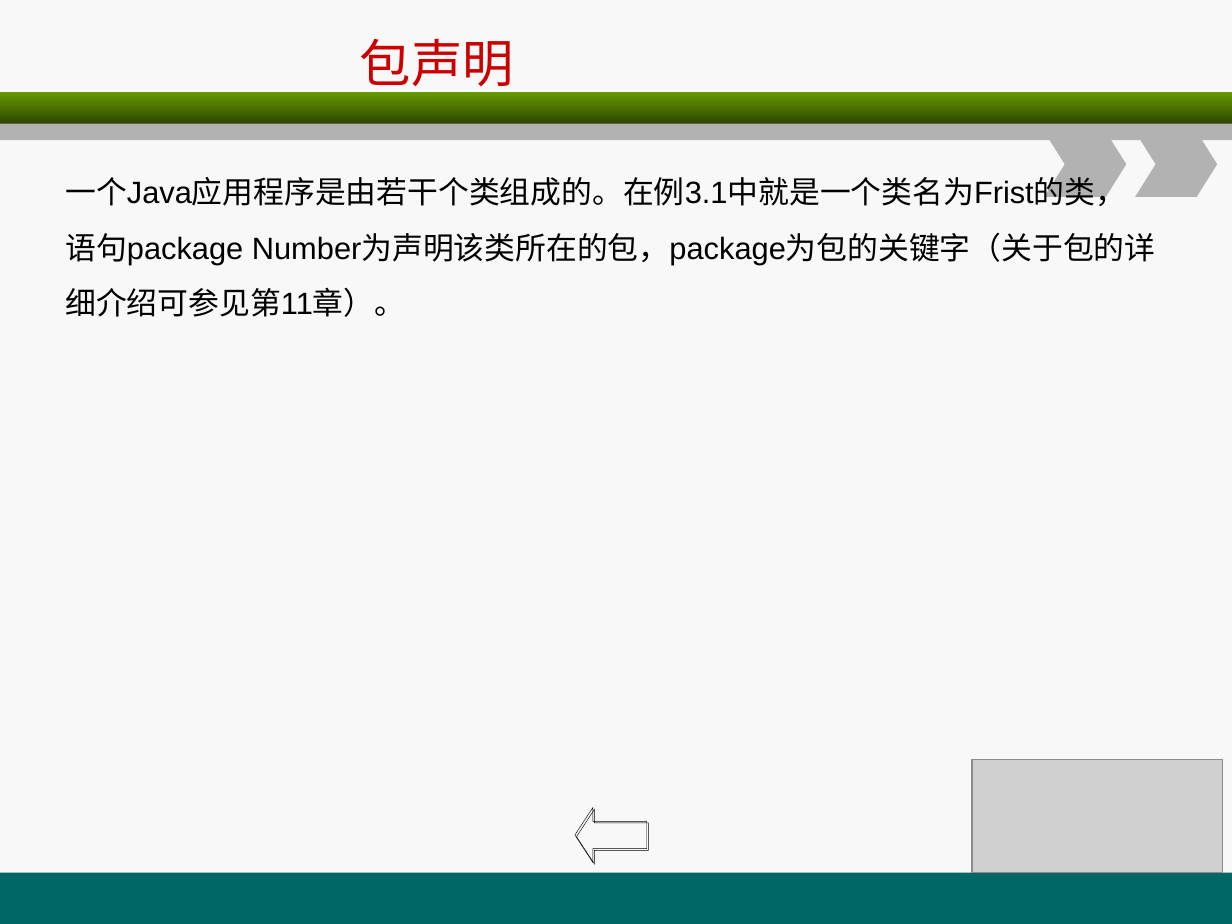
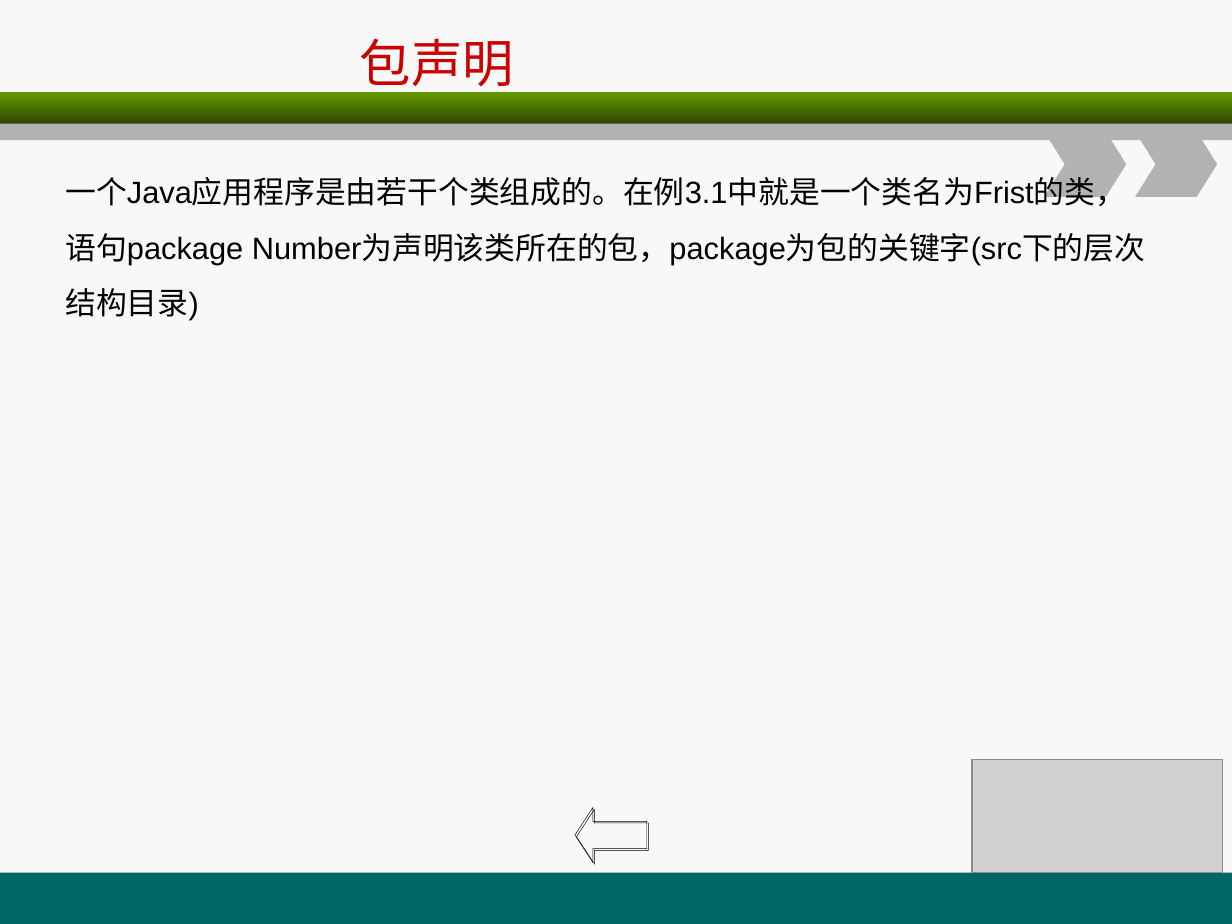
Before and after one commit to christwei/gitDoc, a slide deck: slide 2 of 课件/环宇/java编程基础/A2.ppt. Drawn at 1232x924 pixels with LibreOffice and Linux fonts; fonts in the diff are those of the drawing; grey boxes stand for pictures. Boxes give left, top, right and bottom in pixels: in the first picture for what was removed or moved away, otherwise in the second. Text is boxed around its words. In the diff, an @@ line names an element or a change of style, - is before the commit and + after.

```diff
--- a/课件/环宇/java编程基础/A2.ppt
+++ b/课件/环宇/java编程基础/A2.ppt
@@ text at (x1=65, y1=172, x2=1145, y2=266): text changed @@
-一个Java应用程序是由若干个类组成的。在例3.1中就是一个类名为Frist的类，语句package Number为声明该类所在的包，package为包的关键字（关于包的详细介绍可参见第11章）。
+一个Java应用程序是由若干个类组成的。在例3.1中就是一个类名为Frist的类，语句package Number为声明该类所在的包，package为包的关键字(src下的层次结构目录)
```
Also in this commit, not shown: 2 other slides changed, 14 slides added, 3 other files.
